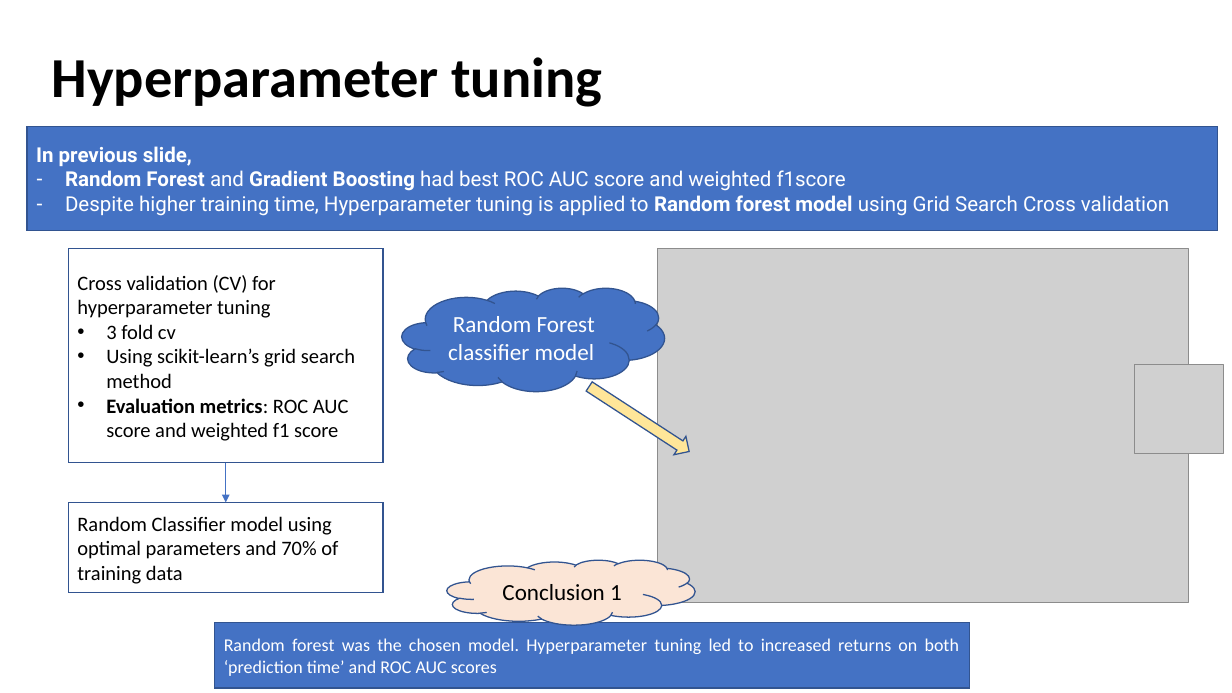
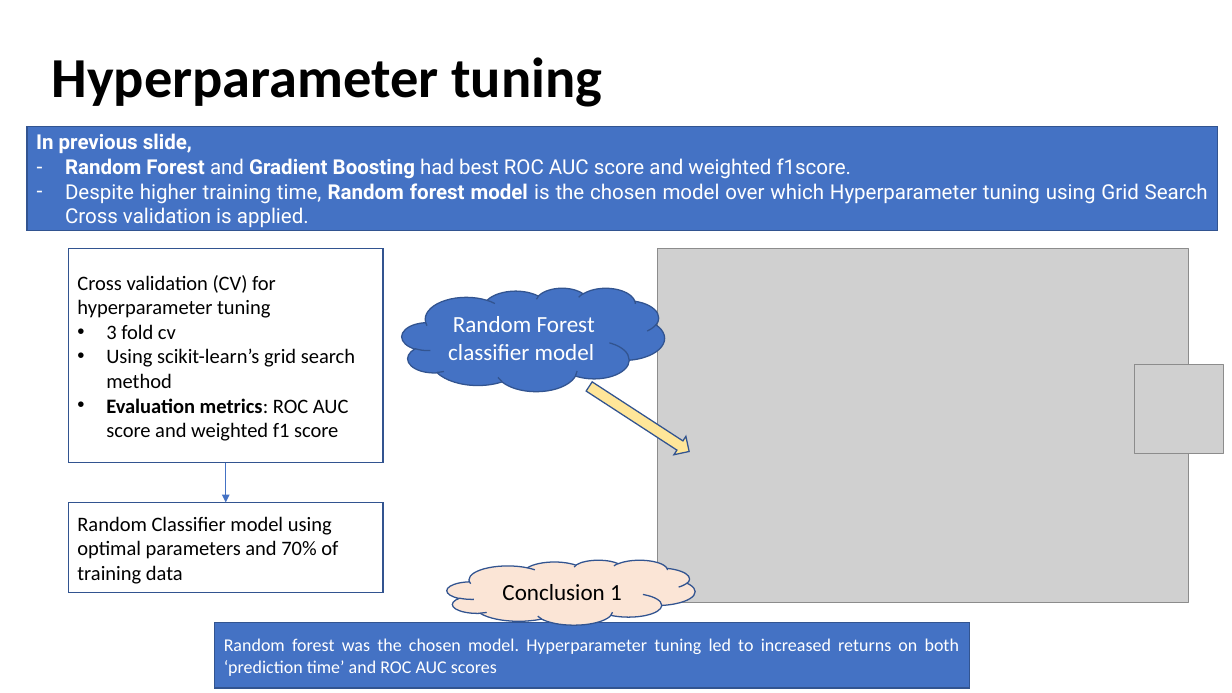
Before and after one commit to shalin4788/Springboard-Do-not-refer-, a slide deck: slide 12 of Capstone Two/reports/Capstone_Presentation.pptx. Drawn at 1232x693 pixels with LibreOffice and Linux fonts; fonts in the diff are those of the drawing; grey boxes stand for pictures. Boxes give left, top, right and bottom in pixels: in the first picture for what was removed or moved away, otherwise in the second. Text is boxed around its words. In the diff, an @@ line names an element or a change of style, - is before the commit and + after.

```diff
--- a/Capstone Two/reports/Capstone_Presentation.pptx
+++ b/Capstone Two/reports/Capstone_Presentation.pptx
@@ text in rectangle at (x1=65, y1=158, x2=1208, y2=227): text changed @@
-– Random Forest and Gradient Boosting had best ROC AUC score and weighted f1score
-– Despite higher training time, Hyperparameter tuning is applied to Random forest model using Grid Search Cross validation
+– Random Forest and Gradient Boosting had best ROC AUC score and weighted f1score.
+– Despite higher training time, Random forest model is the chosen model over which Hyperparameter tuning using Grid Search Cross validation is applied.
```
Also in this commit, not shown: 4 other slides changed.
